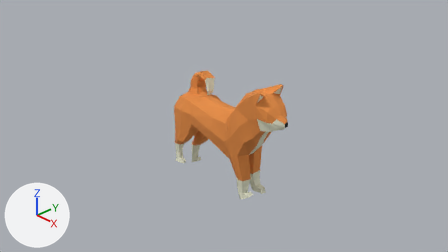
An edit to the Blender file Dog1.blend, drawn before and after from the same camera.
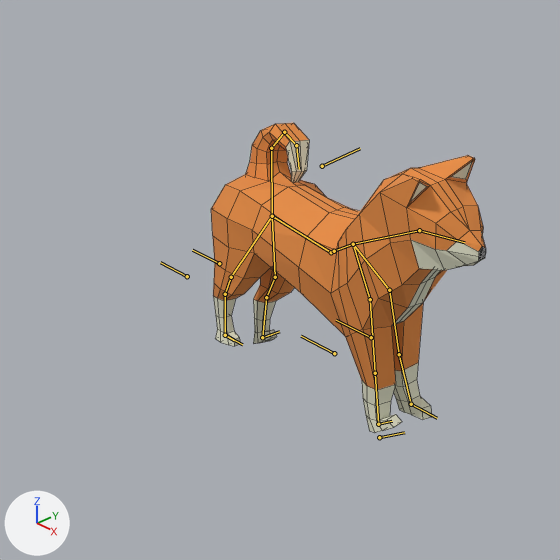
There are two pictures of each version: one from the file's camera 'Camera', one close up on the part from 19% to 71% of the width and 8% to 100% of the height. Lighting does not change. The marker at lower left points along +X, +Y and +Z. Both versions are drawn at frame 23 of the action 'Walk'; the numbers are the values there. The bones that bend it are drawn over the model as lines in the close-ups. The close-ups show mesh edges as thin lines.

In view in the first close-up: '平面'.
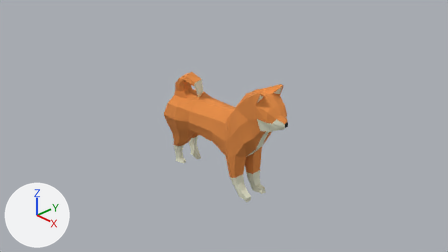
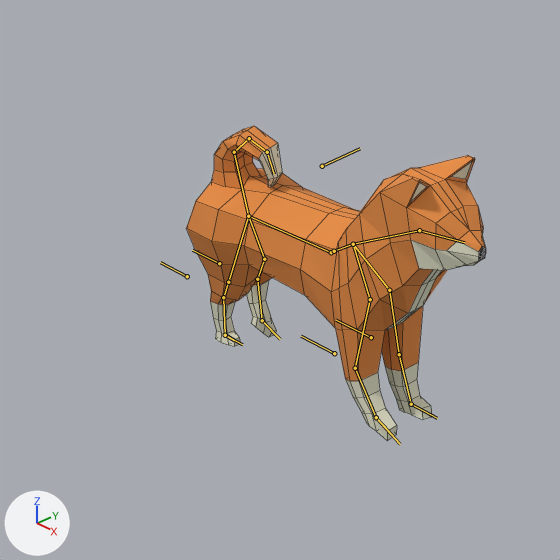
Boxes [x1, y1, x2, y2] around the edits, measured in the close-ups (560 x 560 px):
'平面', posed (9% wider)
    before: [211, 123, 486, 433]
    after: [186, 126, 486, 441]
bone 'Arm3IK.L', root to tip
    before: (379, 437) to (404, 432)
    after: (376, 417) to (400, 444)
bone 'Leg3IK.R', root to tip
    before: (262, 337) to (279, 331)
    after: (262, 320) to (280, 339)

The change, as a diff of the scene's bpy script:
```diff
--- a/Dog1.blend.py
+++ b/Dog1.blend.py
@@ bone_arm3ik_l @@
 bone_arm3ik_l = bpy.data.objects['アーマチュア'].pose.bones['Arm3IK.L']  # child of 'Root'
-bone_arm3ik_l.location = (0.32, 0.67, 0.07)
-bone_arm3ik_l.rotation_quaternion = (0.961, -0.056, 0.0, 0.269)  # degrees (-6, 2, 31)
+bone_arm3ik_l.location = (-0.12, 0.56, 0.06)
+bone_arm3ik_l.rotation_quaternion = (0.964, -0.04, 0.026, -0.262)  # degrees (-5, 2, -31)
@@ bone_leg3ik_r @@
 bone_leg3ik_r = bpy.data.objects['アーマチュア'].pose.bones['Leg3IK.R']  # child of 'Root'
-bone_leg3ik_r.location = (-0.3, 0.72, -0.01)
-bone_leg3ik_r.rotation_quaternion = (0.956, 0.007, 0.0, -0.294)  # degrees (1, 0, -34)
+bone_leg3ik_r.location = (0.13, 0.7, -0.1)
+bone_leg3ik_r.rotation_quaternion = (0.966, 0.114, 0.037, 0.23)  # degrees (14, 1, 27)
```
